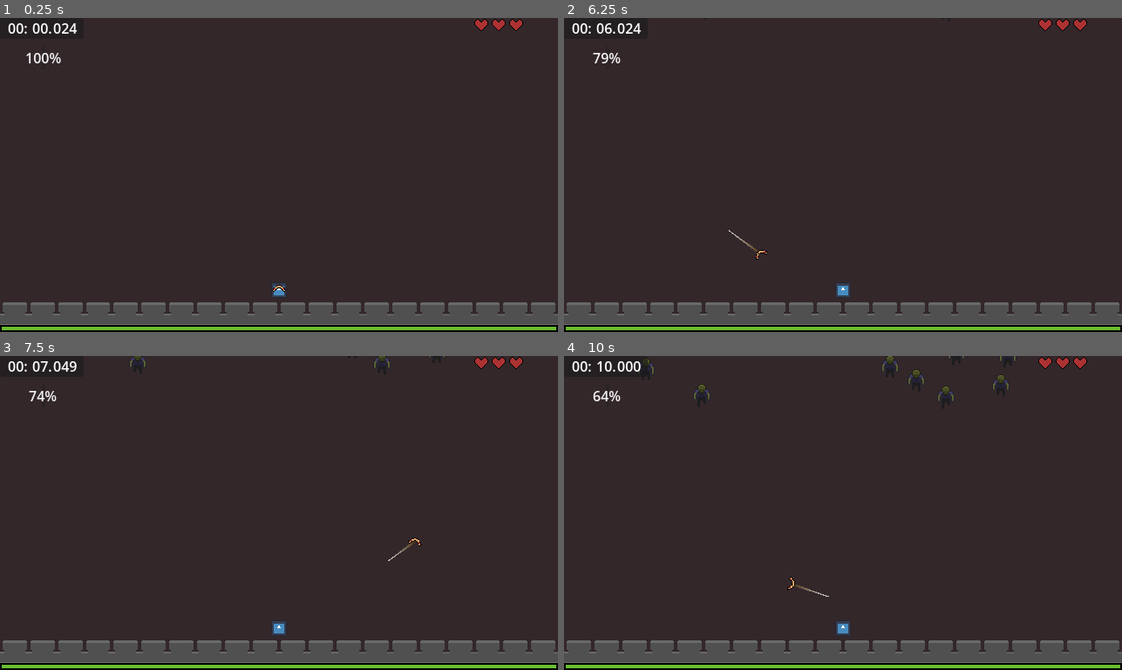
Above: before the commit, frames 1-4 (two rows, left to right).
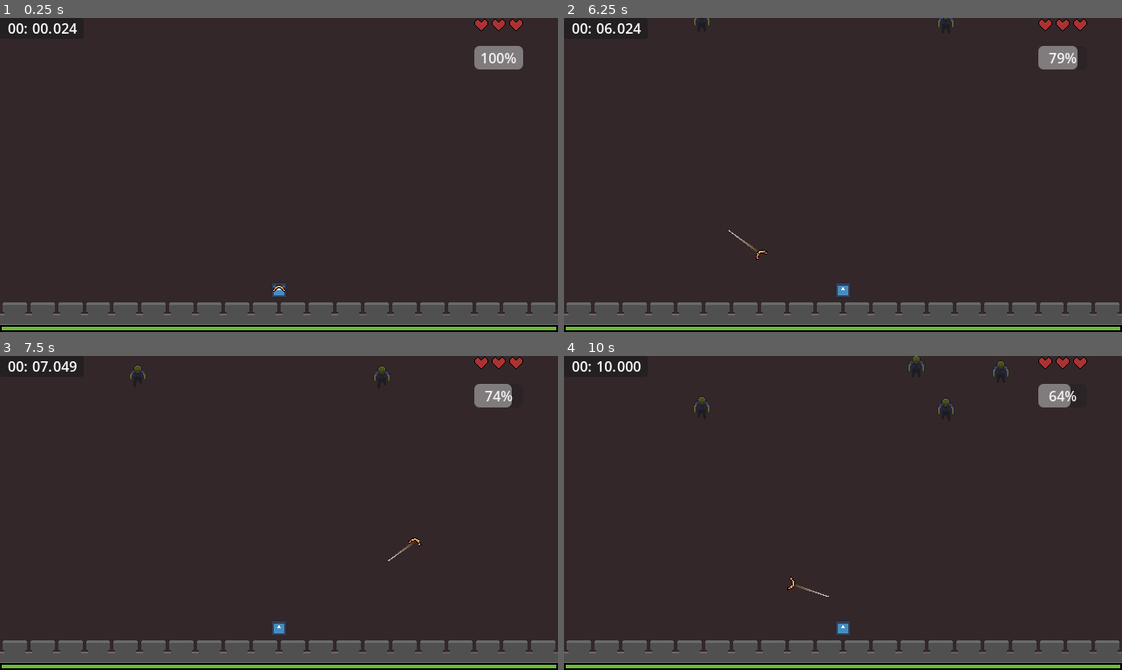
Above: after the commit, the same moments.

Repository: jeisaRaja/doomerang
Game: Godot game, scene res://scenes/main.tscn
Two runs of this game, one before a commit and one after it. Both use one fixed random seed, a clock stepped at 60 frames per second and the inputs below. Before the commit the project has no main scene; this scene is started directly in both runs. The engine's default icon, where the game draws it, is replaced by a stand-in: a white triangle on a blue panel in a dark square.
Inputs:
- Up to frame 1 (0.25 s): no input
- Up to frame 2 (6.25 s): hold D (right) 0.53-1.28 s; tap Shift (dash) every 0.75 s from 0.6 to 5.85 s; hold S (down) 1.28-2.03 s; hold D (right) 2.03-2.78 s; hold W (up) 2.78-3.53 s; hold A (left) 3.53-5.03 s; hold S (down) 5.03-5.78 s; hold D (right) from 5.78 s (still down)
- Up to frame 3 (7.5 s): release D (right) at 6.53 s; hold W (up) 6.53-7.28 s; tap Shift (dash) at 6.6, 7.35 s; hold D (right) from 7.28 s (still down)
- Up to frame 4 (10 s): release D (right) at 8.03 s; hold S (down) 8.03-8.78 s; tap Shift (dash) at 8.1, 8.85, 9.6 s; hold A (left) 8.78-9.53 s; hold W (up) from 9.53 s (still down)

The runs differ from the first frame. In frame 1, 0.8% of the frame differs, in the area x 4-94%, y 8-17%; in frame 2, 0.7%; in frame 3, 0.8%; in frame 4, 1.1%, in the area x 5-92%, y 0-19%.

Commit message:
finishing the game

Diff:
--- a/custom_resources/spawn_info.gd
+++ b/custom_resources/spawn_info.gd
@@ -6,4 +6,6 @@
 @export var end_spawn_time: int
 @export var zombie_scene: PackedScene
 @export var amount: int
+@export var spawn_interval_modifier: int
+@export var spawn_amount_modifier: int
 var time_passed: int
--- a/globals/game.gd
+++ b/globals/game.gd
@@ -1,4 +1,8 @@
 extends Node
+
+@export var main_scene: PackedScene
+@export var menu: PackedScene
+@export var end_screen_scene: PackedScene
 
 var player_soul: int = 3:
 	set = set_player_soul
--- /dev/null
+++ b/globals/game.tscn
@@ -0,0 +1,10 @@
+[gd_scene load_steps=4 format=3 uid="uid://sra561rbeiw2"]
+
+[ext_resource type="Script" path="res://globals/game.gd" id="1_nopy0"]
+[ext_resource type="PackedScene" uid="uid://dw360yuwwvka4" path="res://scenes/main.tscn" id="2_ej7vk"]
+[ext_resource type="PackedScene" uid="uid://dsikv1exn3gyy" path="res://scenes/ui/end_screen.tscn" id="3_5y0s5"]
+
+[node name="Game" type="Node2D"]
+script = ExtResource("1_nopy0")
+main_scene = ExtResource("2_ej7vk")
+end_screen_scene = ExtResource("3_5y0s5")
--- a/project.godot
+++ b/project.godot
@@ -11,6 +11,7 @@
 [application]
 
 config/name="PirateSoftwareJam"
+run/main_scene="res://scenes/ui/main_menu.tscn"
 config/features=PackedStringArray("4.3", "GL Compatibility")
 config/icon="res://icon.svg"
 
@@ -18,7 +19,7 @@
 
 Utils="*res://globals/utils.gd"
 Events="*res://globals/events.gd"
-Game="*res://globals/game.gd"
+Game="*res://globals/game.tscn"
 
 [display]
 
--- /dev/null
+++ b/scenes/gpu_particles_2d.tscn
@@ -0,0 +1,36 @@
+[gd_scene load_steps=6 format=3 uid="uid://byhkbursmb2gt"]
+
+[sub_resource type="Gradient" id="Gradient_sabxd"]
+offsets = PackedFloat32Array(0.434211, 0.967105, 1)
+colors = PackedColorArray(1, 1, 1, 0.947368, 0.934211, 0.934211, 0.934211, 0.0657895, 1, 1, 1, 0)
+
+[sub_resource type="GradientTexture1D" id="GradientTexture1D_yx4du"]
+gradient = SubResource("Gradient_sabxd")
+
+[sub_resource type="Curve" id="Curve_0yss4"]
+_data = [Vector2(0, 1), 0.0, 0.0, 0, 0, Vector2(1, 0), 0.0, 0.0, 0, 0]
+point_count = 2
+
+[sub_resource type="CurveTexture" id="CurveTexture_4rnhr"]
+curve = SubResource("Curve_0yss4")
+
+[sub_resource type="ParticleProcessMaterial" id="ParticleProcessMaterial_5y42y"]
+lifetime_randomness = 0.2
+particle_flag_disable_z = true
+spread = 180.0
+initial_velocity_min = 100.0
+initial_velocity_max = 500.0
+gravity = Vector3(0, 0, 0)
+scale_min = 5.0
+scale_max = 10.0
+scale_curve = SubResource("CurveTexture_4rnhr")
+color_ramp = SubResource("GradientTexture1D_yx4du")
+
+[node name="ExplosionParticle" type="GPUParticles2D"]
+modulate = Color(1.8, 0.272, 0.276, 1)
+emitting = false
+amount = 50
+process_material = SubResource("ParticleProcessMaterial_5y42y")
+lifetime = 0.5
+one_shot = true
+explosiveness = 1.0
--- a/scenes/levels/level_1.tscn
+++ b/scenes/levels/level_1.tscn
@@ -105,9 +105,9 @@
 [node name="CanvasLayer" type="CanvasLayer" parent="."]
 
 [node name="TimeLimit" type="ProgressBar" parent="CanvasLayer"]
-offset_left = 48.0
+offset_left = 544.0
 offset_top = 32.0
-offset_right = 52.0
+offset_right = 600.0
 offset_bottom = 59.0
 script = ExtResource("7_j40aq")
 
--- a/scenes/levels/spawner.gd
+++ b/scenes/levels/spawner.gd
@@ -5,7 +5,7 @@
 @export var end_point: Marker2D
 @onready var timer = $Timer as Timer
 
-var time := 0
+var time: int = 0
 
 
 func _ready():
@@ -18,10 +18,11 @@
 		if spawn.start_spawn_time > time and spawn.end_spawn_time < time:
 			continue
 		spawn.time_passed += 1
-		if spawn.time_passed < spawn.spawn_interval:
+		if spawn.time_passed < spawn.spawn_interval - (time / spawn.spawn_interval_modifier):
 			continue
+		spawn.time_passed = 0
 
-		for i in range(0, spawn.amount):
+		for i in range(0, spawn.amount + time / spawn.spawn_amount_modifier):
 			var zombie = spawn.zombie_scene.instantiate() as Zombie
 			var rando_y = randi_range(8, 16)
 			zombie.global_position = Vector2(
--- a/scenes/main.gd
+++ b/scenes/main.gd
@@ -6,4 +6,4 @@
 
 
 func _on_player_lost():
-	print("player lost")
+	get_tree().change_scene_to_packed(Game.end_screen_scene)
--- /dev/null
+++ b/scenes/ui/end_screen.gd
@@ -0,0 +1,11 @@
+extends CanvasLayer
+
+@onready var retry_btn = $Retry as Button
+
+
+func _ready():
+	retry_btn.pressed.connect(_on_retry_pressed)
+
+
+func _on_retry_pressed():
+	get_tree().change_scene_to_packed(Game.main_scene)
--- /dev/null
+++ b/scenes/ui/end_screen.tscn
@@ -0,0 +1,27 @@
+[gd_scene load_steps=3 format=3 uid="uid://dsikv1exn3gyy"]
+
+[ext_resource type="Script" path="res://scenes/ui/end_screen.gd" id="1_io0no"]
+[ext_resource type="Texture2D" uid="uid://d4ff73g1sv7pm" path="res://arts/you_lost_screen.png" id="1_texqk"]
+
+[node name="EndScreen" type="CanvasLayer"]
+script = ExtResource("1_io0no")
+
+[node name="TextureRect" type="TextureRect" parent="."]
+offset_right = 640.0
+offset_bottom = 360.0
+texture = ExtResource("1_texqk")
+expand_mode = 3
+
+[node name="Retry" type="Button" parent="."]
+anchors_preset = 8
+anchor_left = 0.5
+anchor_top = 0.5
+anchor_right = 0.5
+anchor_bottom = 0.5
+offset_left = -4.0
+offset_top = 69.0
+offset_right = 4.0
+offset_bottom = 77.0
+grow_horizontal = 2
+grow_vertical = 2
+text = "Retry"
--- /dev/null
+++ b/scenes/ui/main_menu.gd
@@ -0,0 +1,11 @@
+extends Control
+
+@onready var play_btn = $Play as Button
+
+
+func _ready():
+	play_btn.pressed.connect(on_play_btn_pressed)
+
+
+func on_play_btn_pressed():
+	get_tree().change_scene_to_packed(Game.main_scene)
--- /dev/null
+++ b/scenes/ui/main_menu.tscn
@@ -0,0 +1,32 @@
+[gd_scene load_steps=3 format=3 uid="uid://de61ineufl6ca"]
+
+[ext_resource type="Script" path="res://scenes/ui/main_menu.gd" id="1_5wb8x"]
+[ext_resource type="Texture2D" uid="uid://cy5s73fcrxf21" path="res://arts/MainMenu.png" id="1_d8mhf"]
+
+[node name="MainMenu" type="Control"]
+layout_mode = 3
+anchors_preset = 15
+anchor_right = 1.0
+anchor_bottom = 1.0
+grow_horizontal = 2
+grow_vertical = 2
+script = ExtResource("1_5wb8x")
+
+[node name="TextureRect" type="TextureRect" parent="."]
+layout_mode = 0
+offset_right = 649.0
+offset_bottom = 361.0
+texture = ExtResource("1_d8mhf")
+expand_mode = 3
+
+[node name="Play" type="Button" parent="."]
+layout_mode = 1
+anchors_preset = 2
+anchor_top = 1.0
+anchor_bottom = 1.0
+offset_left = 52.0
+offset_top = -89.0
+offset_right = 93.0
+offset_bottom = -58.0
+grow_vertical = 0
+text = "Play"
--- a/scenes/zombie/bomber_zombie.tres
+++ b/scenes/zombie/bomber_zombie.tres
@@ -5,8 +5,10 @@
 
 [resource]
 script = ExtResource("1_kafpq")
-spawn_interval = 10
+spawn_interval = 30
 start_spawn_time = 10
-end_spawn_time = 1000
+end_spawn_time = 3600
 zombie_scene = ExtResource("2_2x0sh")
 amount = 1
+spawn_interval_modifier = 33
+spawn_amount_modifier = 37
--- a/scenes/zombie/bomber_zombie.tscn
+++ b/scenes/zombie/bomber_zombie.tscn
@@ -6,6 +6,7 @@
 [ext_resource type="Script" path="res://scenes/zombie/hurtbox.gd" id="3_3js0u"]
 [ext_resource type="Texture2D" uid="uid://bntkfqhjqb03v" path="res://arts/circle_light_texture.png" id="5_8oiey"]
 [ext_resource type="Script" path="res://scenes/zombie/explosion.gd" id="6_0lxr0"]
+[ext_resource type="PackedScene" uid="uid://cxyxakmy1dwt1" path="res://scenes/zombie/explosion_particle.tscn" id="7_10vbq"]
 
 [sub_resource type="CircleShape2D" id="CircleShape2D_lhgag"]
 
@@ -81,6 +82,33 @@
 
 [sub_resource type="CapsuleShape2D" id="CapsuleShape2D_kbe41"]
 height = 26.0
+
+[sub_resource type="Animation" id="Animation_jceca"]
+length = 0.001
+tracks/0/type = "value"
+tracks/0/imported = false
+tracks/0/enabled = true
+tracks/0/path = NodePath("PointLight2D:energy")
+tracks/0/interp = 1
+tracks/0/loop_wrap = true
+tracks/0/keys = {
+"times": PackedFloat32Array(0),
+"transitions": PackedFloat32Array(1),
+"update": 0,
+"values": [0.0]
+}
+tracks/1/type = "value"
+tracks/1/imported = false
+tracks/1/enabled = true
+tracks/1/path = NodePath("PointLight2D:texture_scale")
+tracks/1/interp = 1
+tracks/1/loop_wrap = true
+tracks/1/keys = {
+"times": PackedFloat32Array(0),
+"transitions": PackedFloat32Array(1),
+"update": 0,
+"values": [1.2]
+}
 
 [sub_resource type="Animation" id="Animation_uqvik"]
 resource_name = "bomb"
@@ -97,33 +125,6 @@
 "transitions": PackedFloat32Array(1),
 "update": 0,
 "values": [0.5]
-}
-tracks/1/type = "value"
-tracks/1/imported = false
-tracks/1/enabled = true
-tracks/1/path = NodePath("PointLight2D:texture_scale")
-tracks/1/interp = 1
-tracks/1/loop_wrap = true
-tracks/1/keys = {
-"times": PackedFloat32Array(0),
-"transitions": PackedFloat32Array(1),
-"update": 0,
-"values": [1.2]
-}
-
-[sub_resource type="Animation" id="Animation_jceca"]
-length = 0.001
-tracks/0/type = "value"
-tracks/0/imported = false
-tracks/0/enabled = true
-tracks/0/path = NodePath("PointLight2D:energy")
-tracks/0/interp = 1
-tracks/0/loop_wrap = true
-tracks/0/keys = {
-"times": PackedFloat32Array(0),
-"transitions": PackedFloat32Array(1),
-"update": 0,
-"values": [0.0]
 }
 tracks/1/type = "value"
 tracks/1/imported = false
@@ -181,7 +182,7 @@
 collision_layer = 2
 collision_mask = 8
 script = ExtResource("1_dp5w2")
-speed = 15
+speed = 25
 damage = 30.0
 
 [node name="CollisionShape2D" type="CollisionShape2D" parent="."]
@@ -197,6 +198,9 @@
 
 [node name="Hurtbox" type="Area2D" parent="." node_paths=PackedStringArray("sprite")]
 position = Vector2(0, -6)
+collision_layer = 2
+collision_mask = 3
+priority = 1
 script = ExtResource("3_3js0u")
 sprite = NodePath("../AnimatedSprite2D")
 
@@ -218,8 +222,12 @@
 }
 
 [node name="Explosion" type="Area2D" parent="." node_paths=PackedStringArray("anim")]
+collision_layer = 2
+collision_mask = 3
+priority = 1
 script = ExtResource("6_0lxr0")
 anim = NodePath("../AnimationPlayer")
+explode_particle = ExtResource("7_10vbq")
 
 [node name="CollisionShape2D" type="CollisionShape2D" parent="Explosion"]
 shape = SubResource("CircleShape2D_38bj7")
--- a/scenes/zombie/explosion.gd
+++ b/scenes/zombie/explosion.gd
@@ -1,25 +1,49 @@
 class_name Explosion
 extends Area2D
 
+enum { INACTIVE, ACTIVE }
+
 @export var anim: AnimationPlayer
+@export var explode_particle: PackedScene
 var bodies: Array[Node2D] = []
+var status := INACTIVE
+
+
+func _ready():
+	body_entered.connect(_on_body_entered)
+	body_exited.connect(_on_body_exited)
+	area_entered.connect(_on_area_entered)
+	area_exited.connect(_on_area_exited)
 
 
 func explode():
+	if status == ACTIVE:
+		return
+	status = ACTIVE
 	anim.play("explode")
-	body_entered.connect(_on_body_entered)
-	body_exited.connect(_on_body_exited)
-	area_entered.connect(_on_area_entered)
 	await anim.animation_finished
+	var _particle = explode_particle.instantiate()
+	_particle.position = global_position
+	_particle.rotation = global_rotation
+	_particle.emitting = true
 
-	print(bodies)
+	get_tree().root.add_child(_particle)
+
 	for body in bodies:
-		body.hit()
+		if body and is_instance_valid(body):
+			body.hit()
+	$"..".queue_free()
+
+
+func _on_area_exited(area: Area2D):
+	if area in bodies:
+		bodies.erase(area)
 
 
 func _on_area_entered(area: Area2D):
 	if area is Hurtbox:
-		area.actor.hit()
+		if area.actor != $"..":
+			bodies.append(area.actor)
 
 
 func _on_body_exited(body: Node2D):
@@ -28,6 +52,5 @@
 
 
 func _on_body_entered(body: Node2D):
-	print(body)
 	if body is Player:
 		bodies.append(body)
--- /dev/null
+++ b/scenes/zombie/explosion_particle.tscn
@@ -0,0 +1,36 @@
+[gd_scene load_steps=6 format=3 uid="uid://cxyxakmy1dwt1"]
+
+[sub_resource type="Gradient" id="Gradient_sabxd"]
+offsets = PackedFloat32Array(0.434211, 0.967105, 1)
+colors = PackedColorArray(1, 1, 1, 0.947368, 0.934211, 0.934211, 0.934211, 0.0657895, 1, 1, 1, 0)
+
+[sub_resource type="GradientTexture1D" id="GradientTexture1D_yx4du"]
+gradient = SubResource("Gradient_sabxd")
+
+[sub_resource type="Curve" id="Curve_0yss4"]
+_data = [Vector2(0, 1), 0.0, 0.0, 0, 0, Vector2(1, 0), 0.0, 0.0, 0, 0]
+point_count = 2
+
+[sub_resource type="CurveTexture" id="CurveTexture_4rnhr"]
+curve = SubResource("Curve_0yss4")
+
+[sub_resource type="ParticleProcessMaterial" id="ParticleProcessMaterial_5y42y"]
+lifetime_randomness = 0.2
+particle_flag_disable_z = true
+spread = 180.0
+initial_velocity_min = 100.0
+initial_velocity_max = 500.0
+gravity = Vector3(0, 0, 0)
+scale_min = 5.0
+scale_max = 10.0
+scale_curve = SubResource("CurveTexture_4rnhr")
+color_ramp = SubResource("GradientTexture1D_yx4du")
+
+[node name="ExplosionParticle" type="GPUParticles2D"]
+modulate = Color(1.8, 0.272, 0.276, 1)
+emitting = false
+amount = 50
+process_material = SubResource("ParticleProcessMaterial_5y42y")
+lifetime = 0.2
+one_shot = true
+explosiveness = 1.0
--- a/scenes/zombie/runner_zombie_spawn_info.tres
+++ b/scenes/zombie/runner_zombie_spawn_info.tres
@@ -7,6 +7,8 @@
 script = ExtResource("1_fovfg")
 spawn_interval = 20
 start_spawn_time = 20
-end_spawn_time = 1000
+end_spawn_time = 3600
 zombie_scene = ExtResource("2_c4fy4")
 amount = 1
+spawn_interval_modifier = 35
+spawn_amount_modifier = 41
--- a/scenes/zombie/zombie.tscn
+++ b/scenes/zombie/zombie.tscn
@@ -99,6 +99,8 @@
 
 [node name="Hurtbox" type="Area2D" parent="." node_paths=PackedStringArray("sprite")]
 position = Vector2(0, -6)
+collision_layer = 2
+collision_mask = 3
 script = ExtResource("3_e36vf")
 sprite = NodePath("../AnimatedSprite2D")
 
--- a/scenes/zombie/zombie_spawn_info.tres
+++ b/scenes/zombie/zombie_spawn_info.tres
@@ -5,8 +5,10 @@
 
 [resource]
 script = ExtResource("1_g47ru")
-spawn_interval = 4
+spawn_interval = 3
 start_spawn_time = 0
-end_spawn_time = 1000
+end_spawn_time = 3600
 zombie_scene = ExtResource("2_ed0kn")
 amount = 2
+spawn_interval_modifier = 36
+spawn_amount_modifier = 49
Binary file added: arts/MainMenu.png
Not shown, added: arts/MainMenu.png.import
Not shown, added: arts/you_died_screen.png.import
Binary file added: arts/you_lost_screen.png
Not shown, added: arts/you_lost_screen.png.import
Not shown, added: export_presets.cfg
Not shown: 1 places in scenes/zombie/bomber_zombie.tscn that only renumber resources
